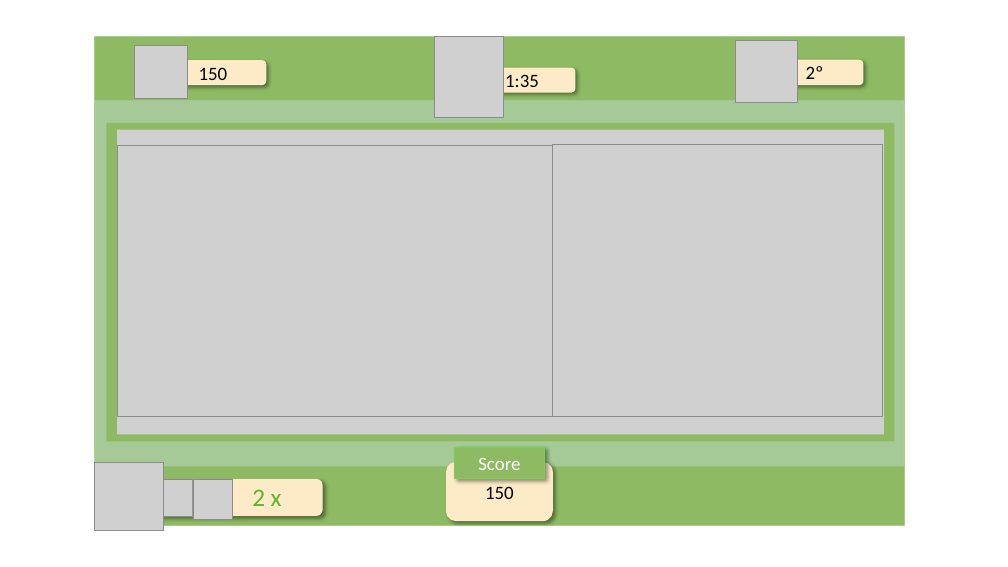
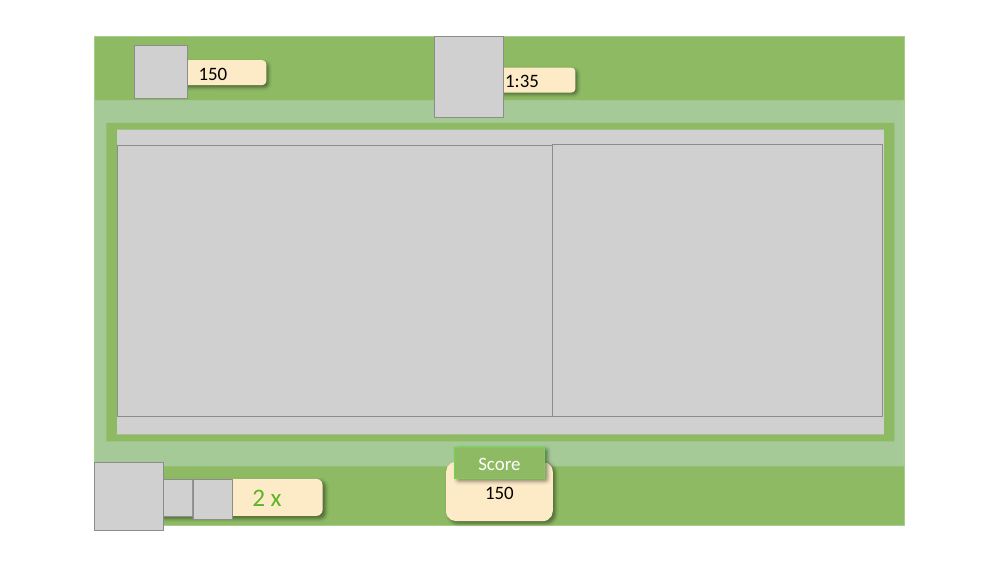
Before and after one commit to NathanReis/FTT-Recicla, a slide deck: slide 26 of DocumentacaoProjeto/Protótipo_Visual.pptx. Drawn at 1008x567 pixels with LibreOffice and Linux fonts; fonts in the diff are those of the drawing; grey boxes stand for pictures. Boxes give left, top, right and bottom in pixels: in the first picture for what was removed or moved away, otherwise in the second. Text is boxed around its words. In the diff, an @@ line names an element or a change of style, - is before the commit and + after.

```diff
--- a/DocumentacaoProjeto/Protótipo_Visual.pptx
+++ b/DocumentacaoProjeto/Protótipo_Visual.pptx
@@ picture removed at box(736, 41, 798, 103) @@
@@ rounded rectangle removed at box(766, 60, 864, 85) @@
-2º
```
Also in this commit, not shown: 2 other slides changed, 4 other files.
